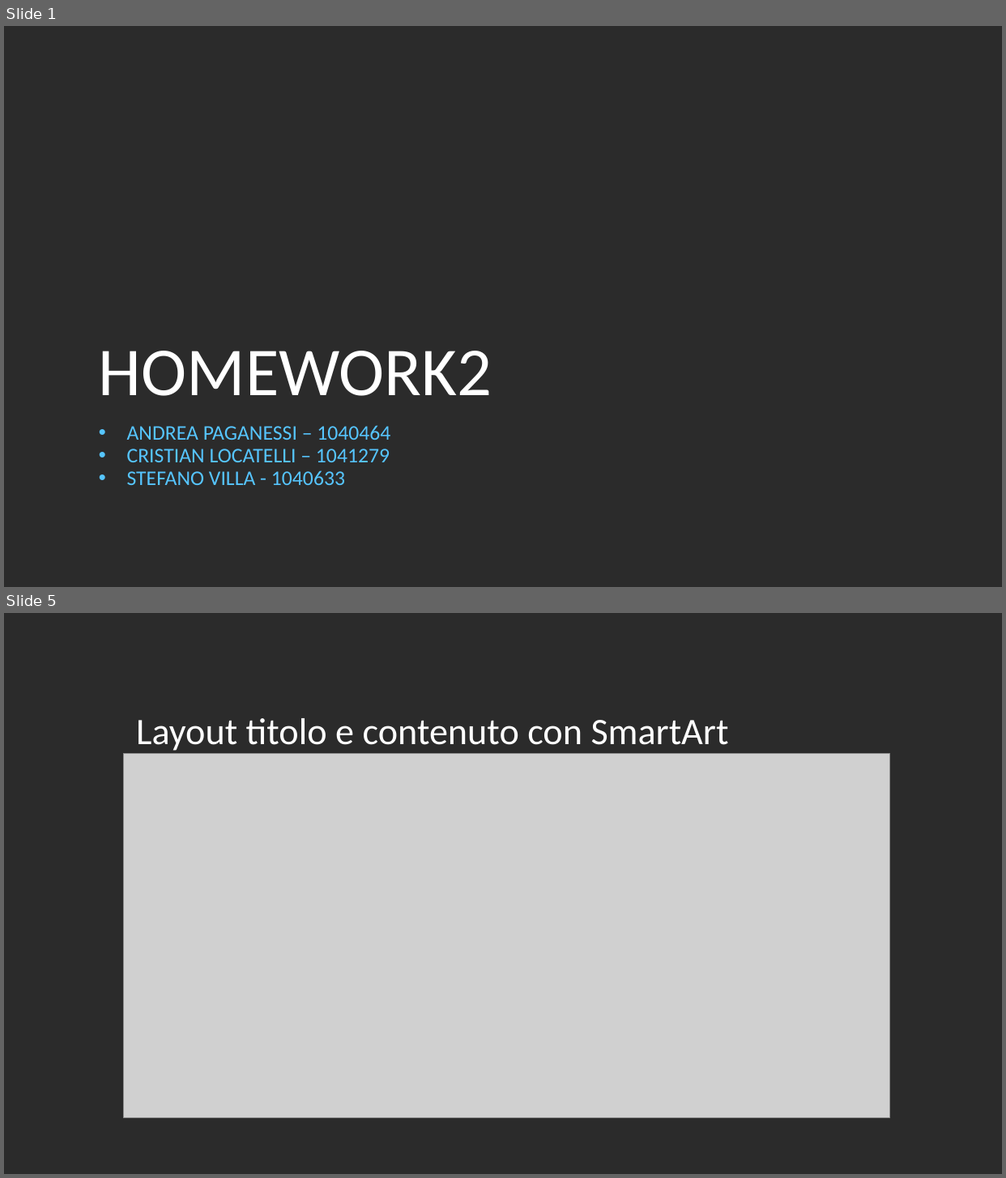
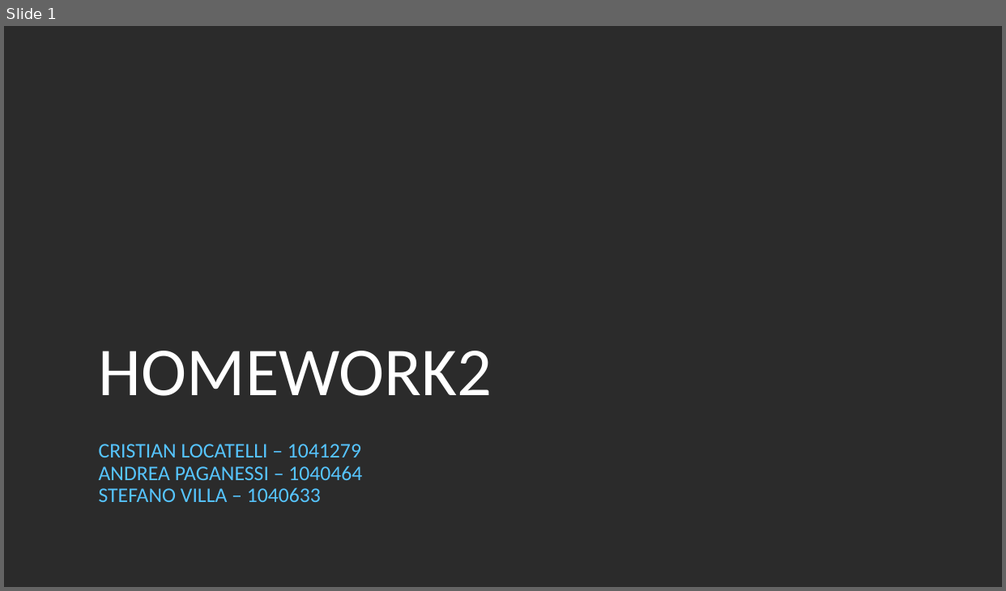
Before and after one commit to stefanovilla96/TCM_Laboratorio, a slide deck: Homework2/Homework2.ppt. Shown one above the other, each under a label of ours: slides 1 and 5 before the commit, slide 1 after it; the slides between them are not shown. The pictures are 1006x1178 and 1006x591 pixels, drawn with LibreOffice and Linux fonts; fonts in the diff are those of the drawing; grey boxes stand for pictures; background and template pictures are left out; a plain dark background stands for a picture behind light text. Boxes give left, top, right and bottom in pixels: in the first picture for what was removed or moved away, otherwise in the second. Text is boxed around its words. In the diff, an @@ line names an element or a change of style, - is before the commit and + after.

Commit message:
powerpoint homework 2 layout

```diff
--- a/Homework2/Homework2.ppt
+++ b/Homework2/Homework2.ppt
@@ slide 5 removed at (4, 613, 1002, 1174), background picture (left out) @@
@@ title removed at (136, 718, 729, 751) @@
-Layout titolo e contenuto con SmartArt
@@ picture removed at (124, 753, 889, 1118) @@
@@ slide 1 changed as well @@
@@ subtitle "CRISTIAN LOCATELLI – 1041279": place and size @@
-subtitle "CRISTIAN LOCATELLI – 1041279" at (127, 425, 390, 485)
+subtitle "CRISTIAN LOCATELLI – 1041279" at (99, 444, 362, 502)
@@ subtitle at (99, 444, 361, 458): paragraph added @@
+CRISTIAN LOCATELLI – 1041279
@@ subtitle at (99, 466, 362, 480): bullet • to none @@
@@ subtitle at (99, 488, 321, 502): text changed @@
-• CRISTIAN LOCATELLI – 1041279
-• STEFANO VILLA - 1040633
+STEFANO VILLA – 1040633
```
Also in this commit, not shown: 4 slides added, 9 other slides removed.
